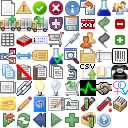
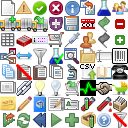
Layered file, before and after one edit (128px x 128px). Changes by layer:
added layer "Pasted Layer" above "No Funnel" over [112, 81, 128, 95]
added layer "No Funnel" above "Funnel" over [113, 112, 127, 128]
added layer "Funnel" above "BatchSet" over [33, 48, 47, 64]
painted on "Reproduction" over [113, 81, 128, 95]
painted on "Tag_16x16.png" over [32, 50, 48, 61]
